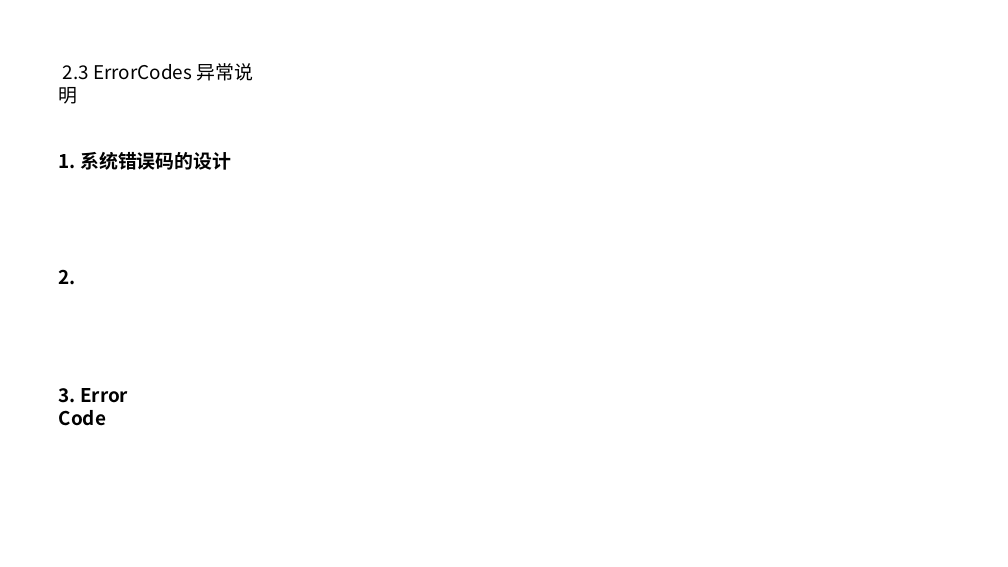
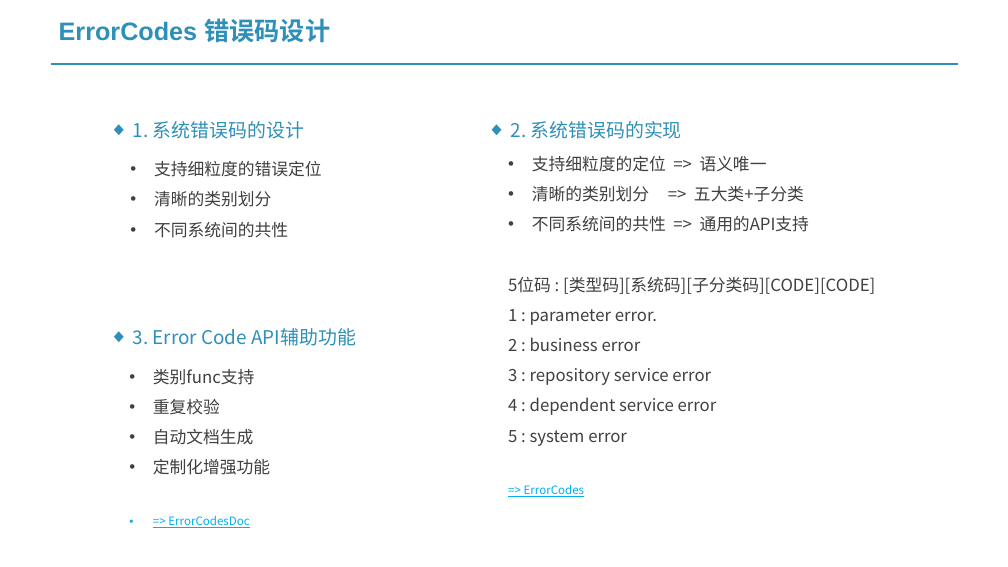
Before and after one commit to project-vrml/vrml, a slide deck: slide 12 of 基于Vavr的开发工具集.pptx (slide 8 before the commit). Drawn at 1008x567 pixels with LibreOffice and Linux fonts; fonts in the diff are those of the drawing. Boxes give left, top, right and bottom in pixels: in the first picture for what was removed or moved away, otherwise in the second. Text is boxed around its words. In the diff, an @@ line names an element or a change of style, - is before the commit and + after.

```diff
--- a/基于Vavr的开发工具集.pptx
+++ b/基于Vavr的开发工具集.pptx
@@ text added at (x1=59, y1=18, x2=330, y2=43), 24 pt, text #2E90B8, bold @@
+ErrorCodes 错误码设计
@@ line added from (51, 64) to (958, 64), #2E90B8 2.25 pt @@
@@ text removed at (x1=59, y1=63, x2=253, y2=104) @@
-2.3 ErrorCodes 异常说明
@@ text "1. 系统错误码的设计" moved from (x1=59, y1=152, x2=231, y2=170) to (x1=133, y1=121, x2=304, y2=139) @@
@@ text "1. 系统错误码的设计" at (x1=133, y1=121, x2=304, y2=139): text colour #000000 to #2E90B8, bold off; bullet none to ◆ @@
@@ text added at (x1=511, y1=121, x2=682, y2=139), 18 pt, text #2E90B8 @@
+◆ 2. 系统错误码的实现
@@ text added at (x1=154, y1=161, x2=322, y2=238), 16 pt, text #404040 @@
+• 支持细粒度的错误定位
+• 清晰的类别划分
+• 不同系统间的共性
@@ text added at (x1=508, y1=156, x2=875, y2=497), 16 pt, text #404040 @@
+• 支持细粒度的定位 => 语义唯一
+• 清晰的类别划分 => 五大类+子分类
+• 不同系统间的共性 => 通用的API支持
+5位码 : [类型码][系统码][子分类码][CODE][CODE]
+1 : parameter error.
+2 : business error
+3 : repository service error
+4 : dependent service error
+5 : system error
+=> ErrorCodes
@@ text removed at (x1=59, y1=269, x2=76, y2=285) @@
-2.
@@ text at (x1=133, y1=328, x2=356, y2=346): text changed; text colour #000000 to #2E90B8; bold off @@
-3. Error Code
+◆ 3. Error Code API辅助功能
@@ text added at (x1=153, y1=369, x2=270, y2=528), 16 pt, text #404040 @@
+• 类别func支持
+• 重复校验
+• 自动文档生成
+• 定制化增强功能
+• => ErrorCodesDoc
```
Also in this commit, not shown: 2 other slides changed, 10 slides added, 6 slides removed, 11 other files.
